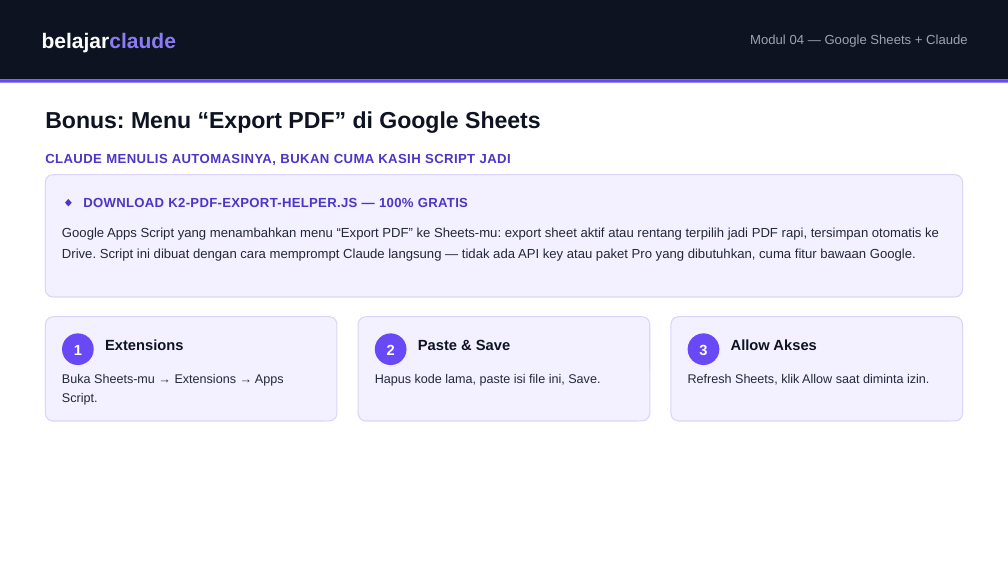
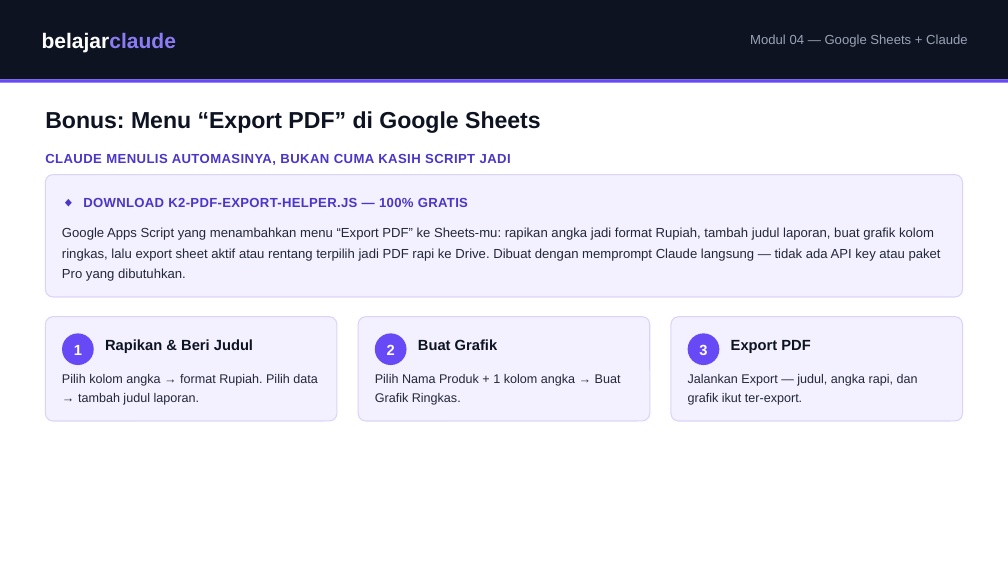
Before and after one commit to juliautomo/belajar-claude, a slide deck: slide 6 of K2-Produktivitas/M04-Google-Sheets/K2-M04-Google-Sheets.pptx. Drawn at 1008x567 pixels with LibreOffice and Linux fonts; fonts in the diff are those of the drawing. Boxes give left, top, right and bottom in pixels: in the first picture for what was removed or moved away, otherwise in the second. Text is boxed around its words. In the diff, an @@ line names an element or a change of style, - is before the commit and + after.

Commit message:
K2 M4: fix data mismatch (CSV was employee salary data, now correct product sales matching lesson text); enhance PDF export script with Rupiah formatting, report header, and chart builder

```diff
--- a/K2-Produktivitas/M04-Google-Sheets/K2-M04-Google-Sheets.pptx
+++ b/K2-Produktivitas/M04-Google-Sheets/K2-M04-Google-Sheets.pptx
@@ text at (62, 227, 941, 281): text changed @@
-Google Apps Script yang menambahkan menu “Export PDF” ke Sheets-mu: export sheet aktif atau rentang terpilih jadi PDF rapi, tersimpan otomatis ke Drive. Script ini dibuat dengan cara memprompt Claude langsung — tidak ada API key atau paket Pro yang dibutuhkan, cuma fitur bawaan Google.
+Google Apps Script yang menambahkan menu “Export PDF” ke Sheets-mu: rapikan angka jadi format Rupiah, tambah judul laporan, buat grafik kolom ringkas, lalu export sheet aktif atau rentang terpilih jadi PDF rapi ke Drive. Dibuat dengan memprompt Claude langsung — tidak ada API key atau paket Pro yang dibutuhkan.
@@ text at (105, 339, 253, 353): text changed @@
-Extensions
+Rapikan & Beri Judul
@@ text at (418, 339, 498, 350): text changed @@
-Paste & Save
+Buat Grafik
@@ text at (731, 340, 810, 353): text changed @@
-Allow Akses
+Export PDF
@@ text at (62, 374, 317, 405): text changed @@
-Buka Sheets-mu → Extensions → Apps Script.
+Pilih kolom angka → format Rupiah. Pilih data → tambah judul laporan.
@@ text at (375, 374, 621, 405): text changed @@
-Hapus kode lama, paste isi file ini, Save.
+Pilih Nama Produk + 1 kolom angka → Buat Grafik Ringkas.
@@ text at (688, 374, 918, 405): text changed @@
-Refresh Sheets, klik Allow saat diminta izin.
+Jalankan Export — judul, angka rapi, dan grafik ikut ter-export.
```
Also in this commit, not shown: 3 other files.
